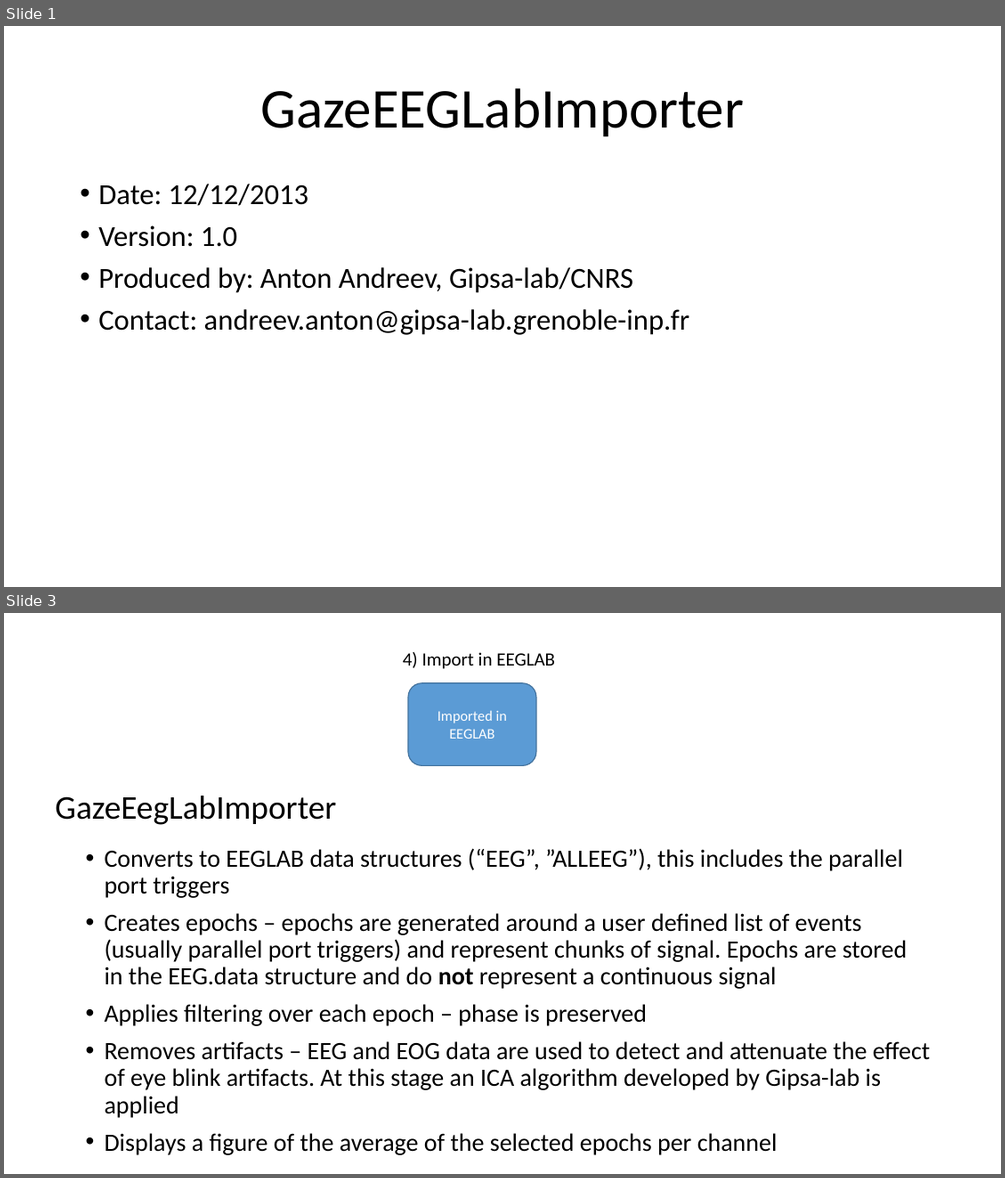
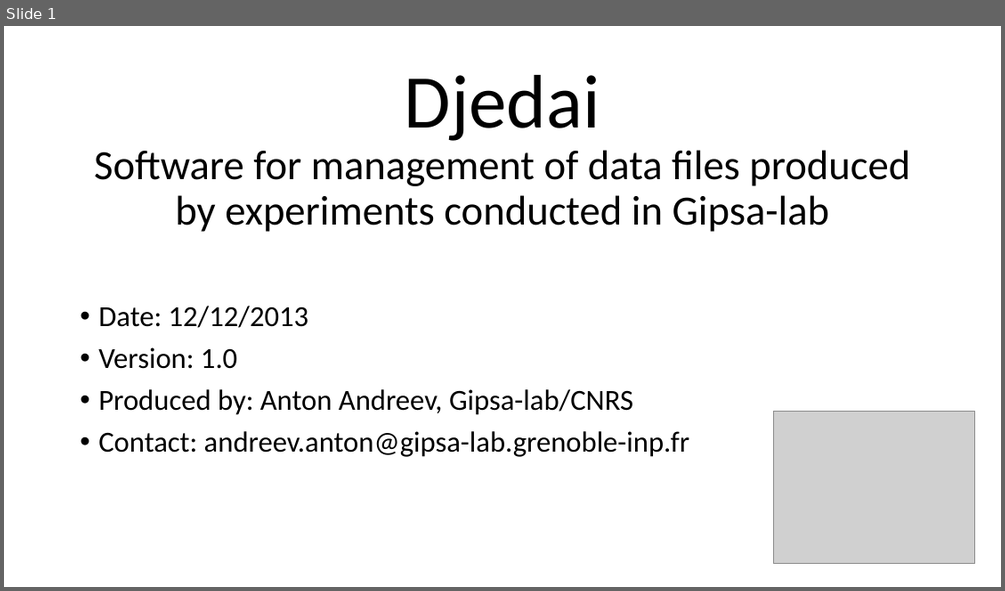
Before and after one commit to sssandyad/adastra, a slide deck: src_ebd_tool/docs/Help_djedai.pptx. Shown one above the other, each under a label of ours: slides 1 and 3 before the commit, slide 1 after it; the slides between them are not shown. The pictures are 1005x1178 and 1005x591 pixels, drawn with LibreOffice and Linux fonts; fonts in the diff are those of the drawing; grey boxes stand for pictures. Boxes give left, top, right and bottom in pixels: in the first picture for what was removed or moved away, otherwise in the second. Text is boxed around its words. In the diff, an @@ line names an element or a change of style, - is before the commit and + after.

```diff
--- a/src_ebd_tool/docs/Help_djedai.pptx
+++ b/src_ebd_tool/docs/Help_djedai.pptx
@@ slide 3 removed at [4, 613, 1001, 1174], background #FFFFFF @@
@@ text removed at [403, 652, 555, 669] @@
-4) Import in EEGLAB
@@ rounded rectangle removed at [409, 683, 536, 765] @@
-Imported in EEGLAB
@@ text removed at [55, 795, 336, 825] @@
-GazeEegLabImporter
@@ text removed at [105, 848, 930, 1155] @@
-• Converts to EEGLAB data structures (“EEG”, ”ALLEEG”), this includes the parallel port triggers
-• Creates epochs – epochs are generated around a user defined list of events (usually parallel port triggers) and represent chunks of signal. Epochs are stored in the EEG.data structure and do not represent a continuous signal
-• Applies filtering over each epoch – phase is preserved
-• Removes artifacts – EEG and EOG data are used to detect and attenuate the effect of eye blink artifacts. At this stage an ICA algorithm developed by Gipsa-lab is applied
-• Displays a figure of the average of the selected epochs per channel
@@ slide 1 changed as well @@
@@ title at [94, 75, 910, 232]: text changed; size 54 to 40 pt @@
-GazeEEGLabImporter
+Djedai
+Software for management of data files produced by experiments conducted in Gipsa-lab
@@ text "Date: 12/12/2013": place and size @@
-text "Date: 12/12/2013" at [98, 184, 689, 335]
+text "Date: 12/12/2013" at [98, 305, 689, 457]
@@ picture added at [774, 411, 975, 563] @@
```
Also in this commit, not shown: 5 slides added, 3 other slides removed.
